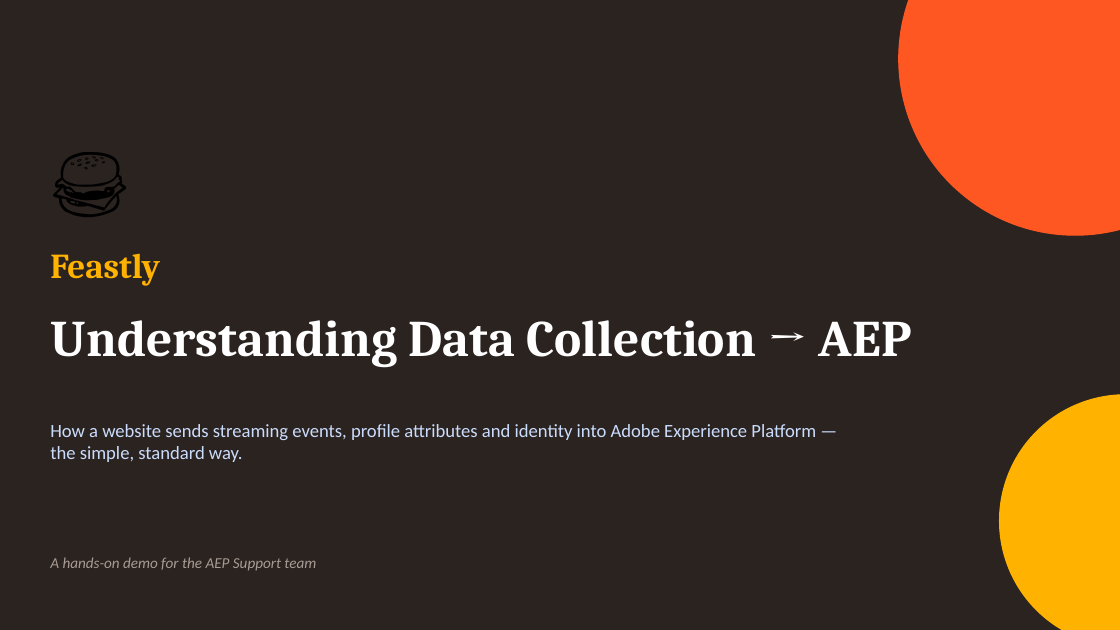
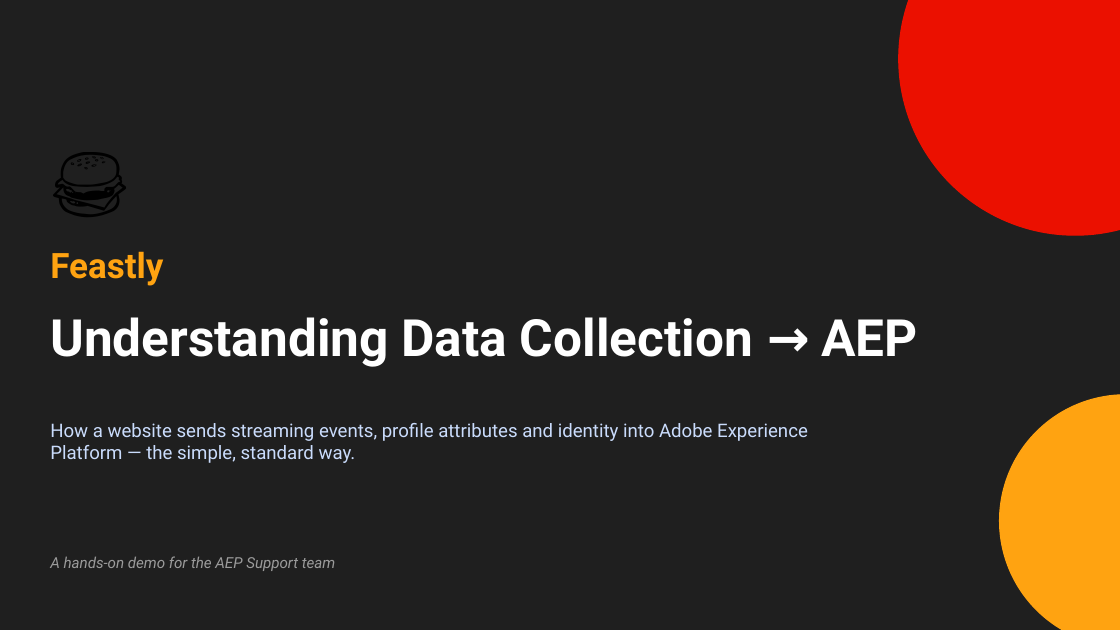
Before and after one commit to princeparvat80/aep-data-collection-food-demo, a slide deck: slide 1 of presentation/Feastly-DataCollection-to-AEP.pptx. Drawn at 1120x630 pixels with LibreOffice and Linux fonts; fonts in the diff are those of the drawing. Boxes give left, top, right and bottom in pixels: in the first picture for what was removed or moved away, otherwise in the second. Text is boxed around its words. In the diff, an @@ line names an element or a change of style, - is before the commit and + after.

```diff
--- a/presentation/Feastly-DataCollection-to-AEP.pptx
+++ b/presentation/Feastly-DataCollection-to-AEP.pptx
@@ background #2B2320 to #1F1F1F @@
@@ ellipse at [899,0,1120,235]: fill #FF5722 to #EB1000; outline #FF5722 1 pt to #EB1000 1 pt @@
@@ text "Feastly" at [50,251,163,286]: font Cambria to Roboto, text colour #FFB300 to #FFA311 @@
@@ text "Understanding Data Collection → AEP" at [50,317,917,367]: font Cambria to Roboto @@
@@ text "How a website sends streaming ..." at [50,423,808,463]: font Calibri to Roboto @@
@@ ellipse at [1000,395,1120,630]: fill #FFB300 to #FFA311; outline #FFB300 1 pt to #FFA311 1 pt @@
@@ text "A hands-on demo for the ..." at [50,556,335,571]: font Calibri to Roboto, text colour #A89B94 to #9B9B9B @@
```
Also in this commit, not shown: 22 other slides changed, 1 other file.
